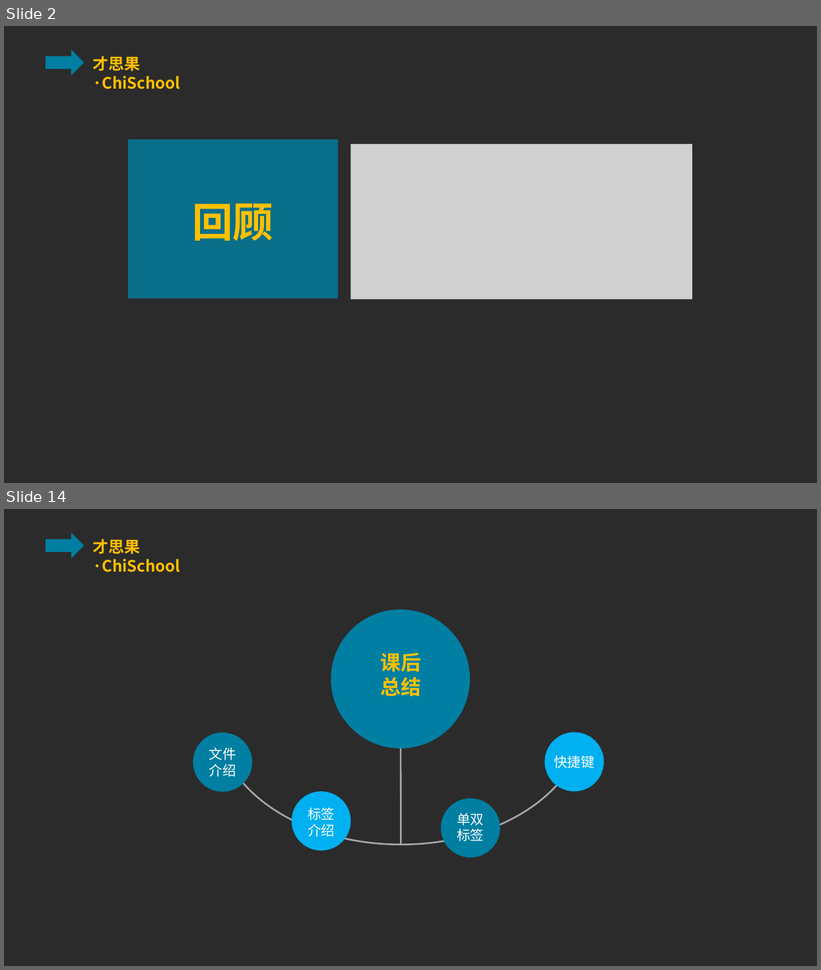
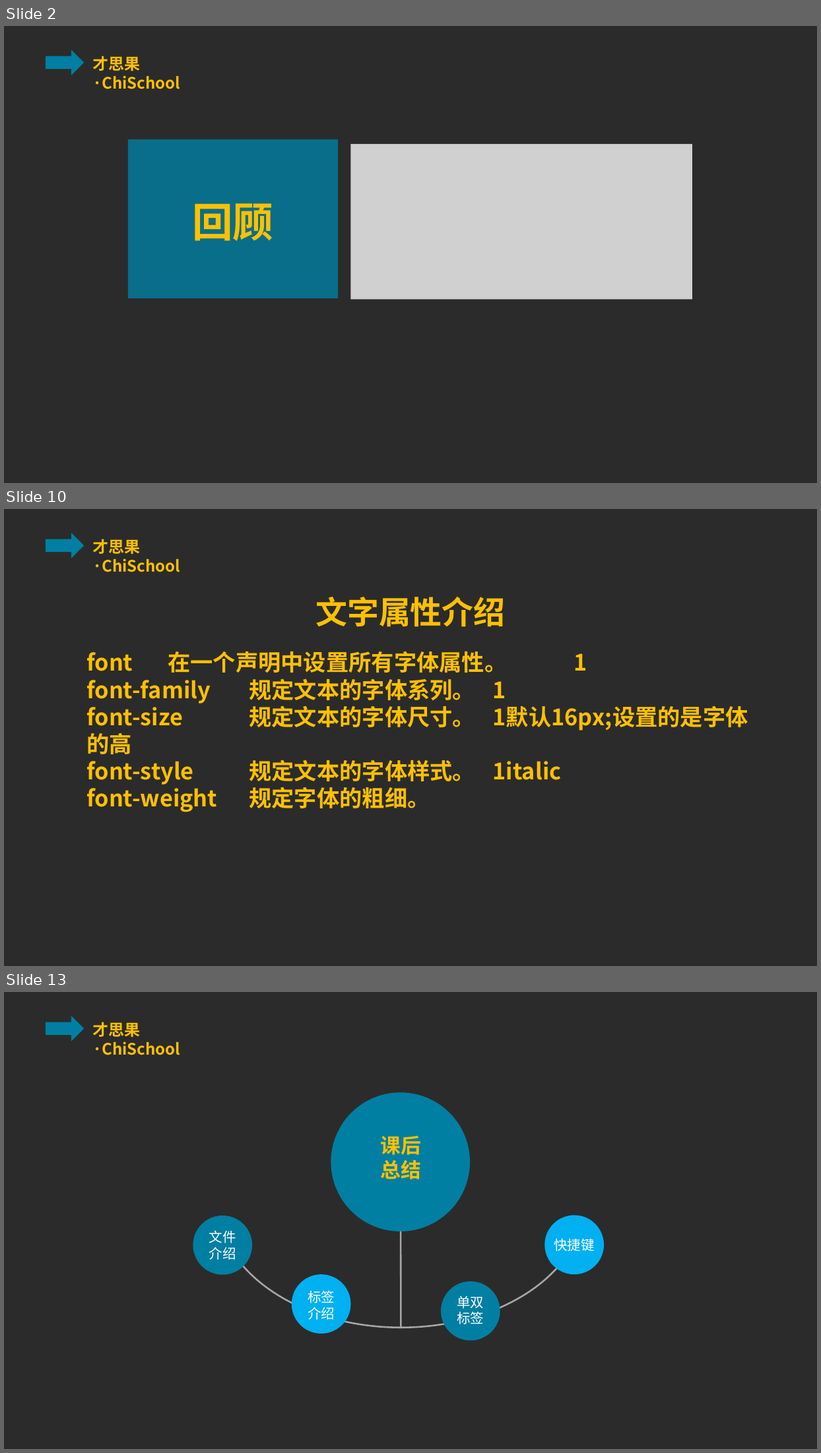
Before and after one commit to ppliu1987/chichool, a slide deck: html/class/lesson_five/lesson_five.pptx. Shown one above the other, each under a label of ours: slides 2 and 14 before the commit, slides 2, 10 and 13 after it; the slides between them are not shown. The pictures are 821x970 and 821x1453 pixels, drawn with LibreOffice and Linux fonts; fonts in the diff are those of the drawing; grey boxes stand for pictures; background and template pictures are left out; a plain dark background stands for a picture behind light text. Boxes give left, top, right and bottom in pixels: in the first picture for what was removed or moved away, otherwise in the second. Text is boxed around its words. In the diff, an @@ line names an element or a change of style, - is before the commit and + after.

```diff
--- a/html/class/lesson_five/lesson_five.pptx
+++ b/html/class/lesson_five/lesson_five.pptx
@@ slide 10 added at [4,509,817,966], background picture (left out); not listed: 2 template elements that a slide beside it also shows @@
@@ text added at [316,597,505,627], 28 pt, text #FFC000, bold @@
+文字属性介绍
@@ text added at [86,651,748,813], 20 pt, text #FFC000, bold @@
+font 在一个声明中设置所有字体属性。 1
+font-family 规定文本的字体系列。 1
+font-size 规定文本的字体尺寸。 1默认16px;设置的是字体的高
+font-style 规定文本的字体样式。 1italic
+font-weight 规定字体的粗细。
@@ what was slide 14 is now slide 13 @@
```
Also in this commit, not shown: 2 slides changed, 8 other slides added, 10 slides removed, 3 other files.
